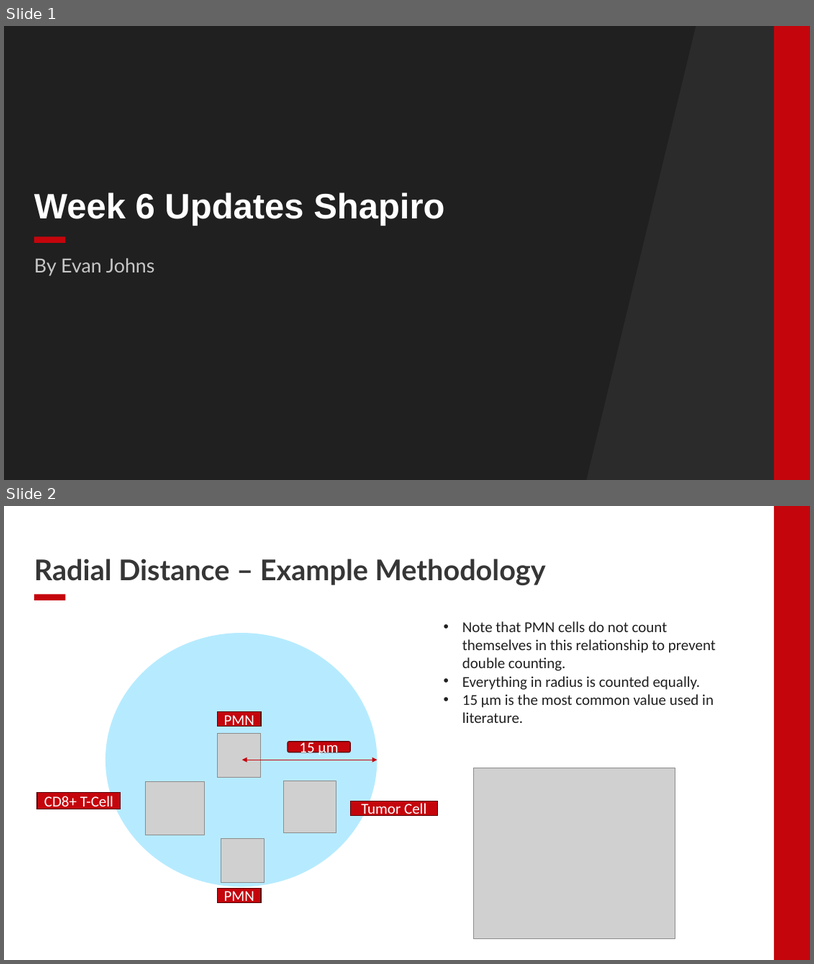
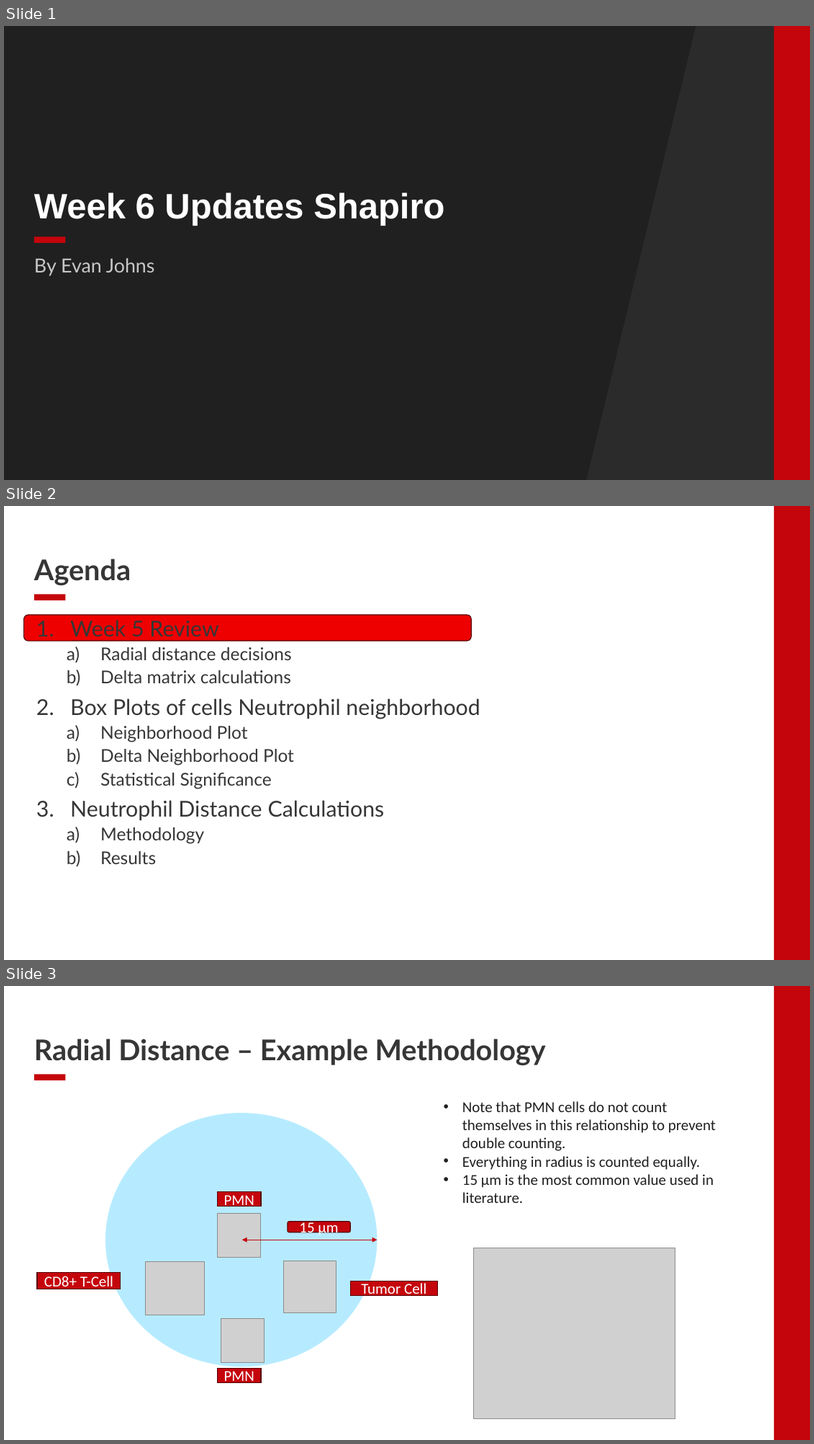
Before and after one commit to EDJohns/2025-Dinh-Lab-Research-Project, a slide deck: Shapiro 2025 Project/Weekly Updates/Week 6 Updates.pptx. Shown one above the other, each under a label of ours: slides 1 and 2 before the commit, slides 1, 2 and 3 after it. The pictures are 814x964 and 814x1444 pixels, drawn with LibreOffice and Linux fonts; fonts in the diff are those of the drawing; grey boxes stand for pictures; background and template pictures are left out; a plain dark background stands for a picture behind light text. Boxes give left, top, right and bottom in pixels: in the first picture for what was removed or moved away, otherwise in the second. Text is boxed around its words. In the diff, an @@ line names an element or a change of style, - is before the commit and + after.

```diff
--- a/Shapiro 2025 Project/Weekly Updates/Week 6 Updates.pptx
+++ b/Shapiro 2025 Project/Weekly Updates/Week 6 Updates.pptx
@@ slide 2 added at <box>4,506,810,960</box>, background #FFFFFF; not listed: 2 template elements that a slide beside it also shows @@
@@ title added at <box>34,559,131,585</box>, 34 pt, text #363636, bold @@
+Agenda
@@ rounded rectangle added at <box>24,615,471,641</box>, fill #EE0000, outline #560205 1 pt @@
@@ text added at <box>70,620,480,864</box>, 21 pt, text #363636 @@
+1. Week 5 Review
+  a) Radial distance decisions
+  b) Delta matrix calculations
+2. Box Plots of cells Neutrophil neighborhood
+  a) Neighborhood Plot
+  b) Delta Neighborhood Plot
+  c) Statistical Significance
+3. Neutrophil Distance Calculations
+  a) Methodology
+  b) Results
@@ what was slide 2 is now slide 3 @@
```
Also in this commit, not shown: 3 slides changed, 4 other slides added, 3 slides removed.
